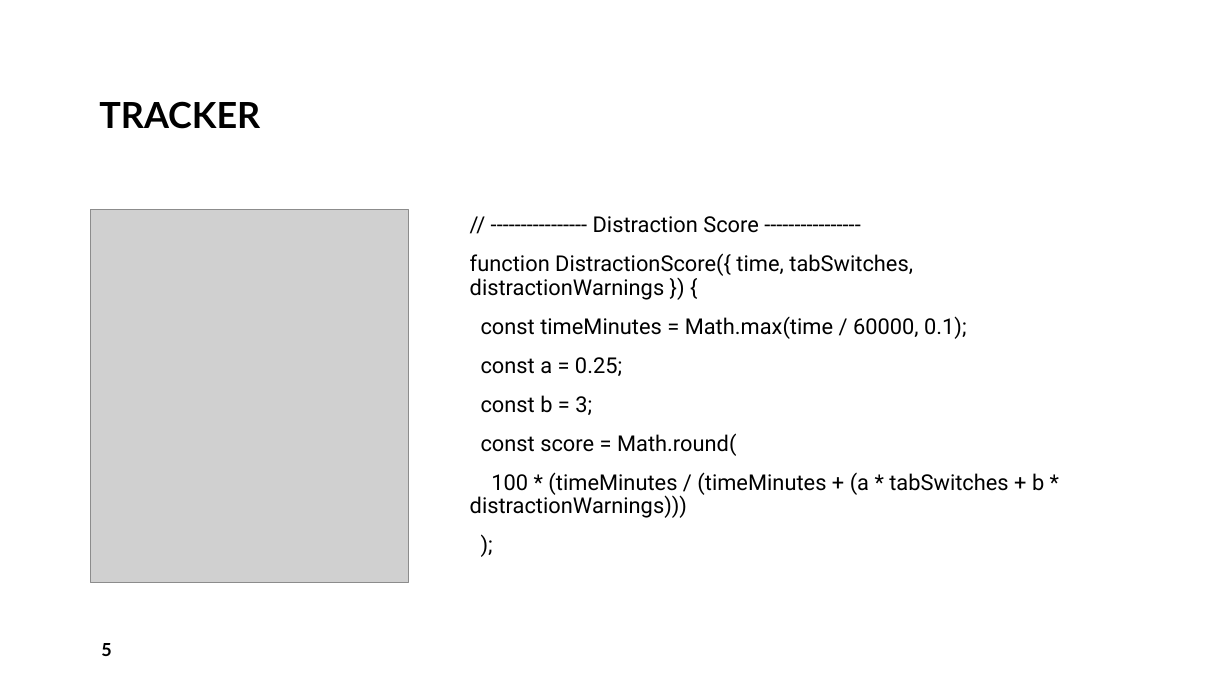
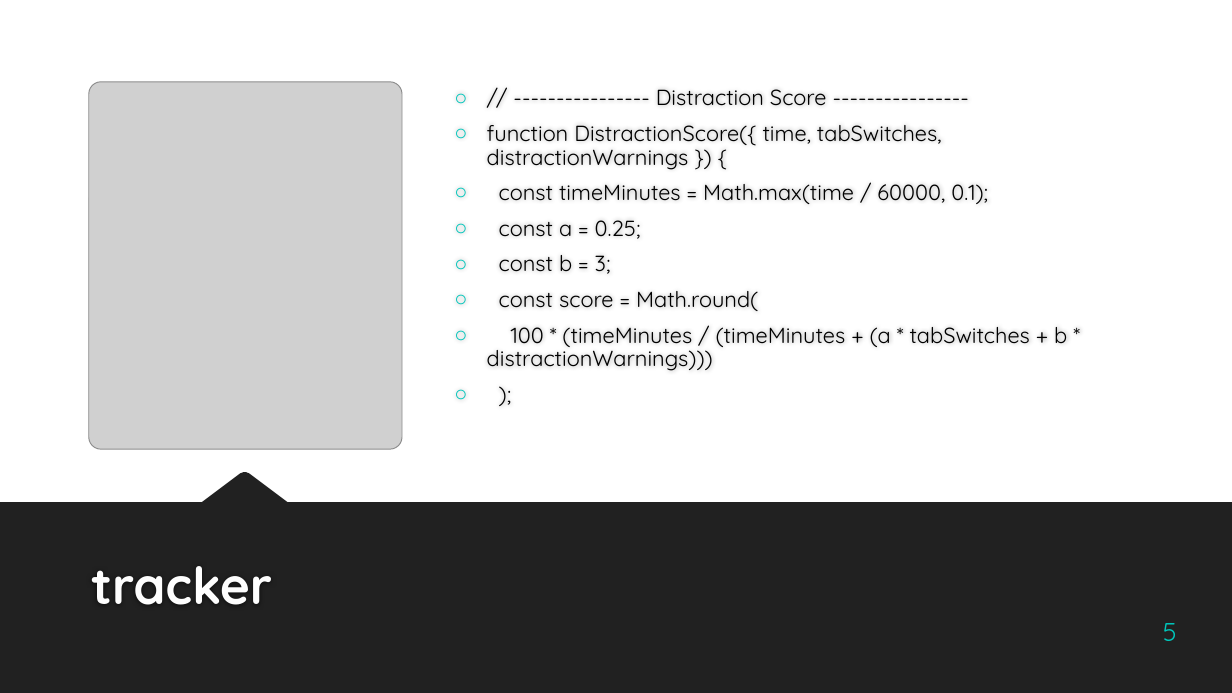
Before and after one commit to spatel787/FocusFlowTracker, a slide deck: slide 5 of Final Presentation.pptx. Drawn at 1232x693 pixels with LibreOffice and Linux fonts; fonts in the diff are those of the drawing; grey boxes stand for pictures; background and template pictures are left out. Boxes give left, top, right and bottom in pixels: in the first picture for what was removed or moved away, otherwise in the second. Text is boxed around its words. In the diff, an @@ line names an element or a change of style, - is before the commit and + after.

```diff
--- a/Final Presentation.pptx
+++ b/Final Presentation.pptx
@@ picture: place and size @@
-picture at [91, 210, 409, 582]
+picture at [89, 82, 402, 450]
@@ text "// ---------------- Distraction Score ----------------": place and size @@
-text "// ---------------- Distraction Score ----------------" at [470, 216, 1044, 518]
+text "// ---------------- Distraction Score ----------------" at [487, 89, 1067, 371]
@@ text "// ---------------- Distraction Score ----------------" at [487, 89, 1067, 371]: font Roboto to Quicksand; bullet none to ○; less space between paragraphs; vertical alignment top to middle @@
@@ freeform shape added at [0, 472, 1232, 693], fill #212121 @@
@@ title at [91, 566, 272, 605]: text changed; size 28 to 40 pt; font Lato to Quicksand; text colour #000000 to #FEFEFE @@
-TRACKER
+tracker
@@ page number: place and size @@
-page number at [101, 643, 111, 656]
+page number at [1163, 623, 1177, 641]
@@ page number at [1163, 623, 1177, 641]: size 14 to 20 pt, font Lato to Quicksand, text colour #000000 to #00C6BB, bold off; alignment left to right; vertical alignment middle to bottom @@
```
Also in this commit, not shown: 9 other slides changed, 1 slide removed.
